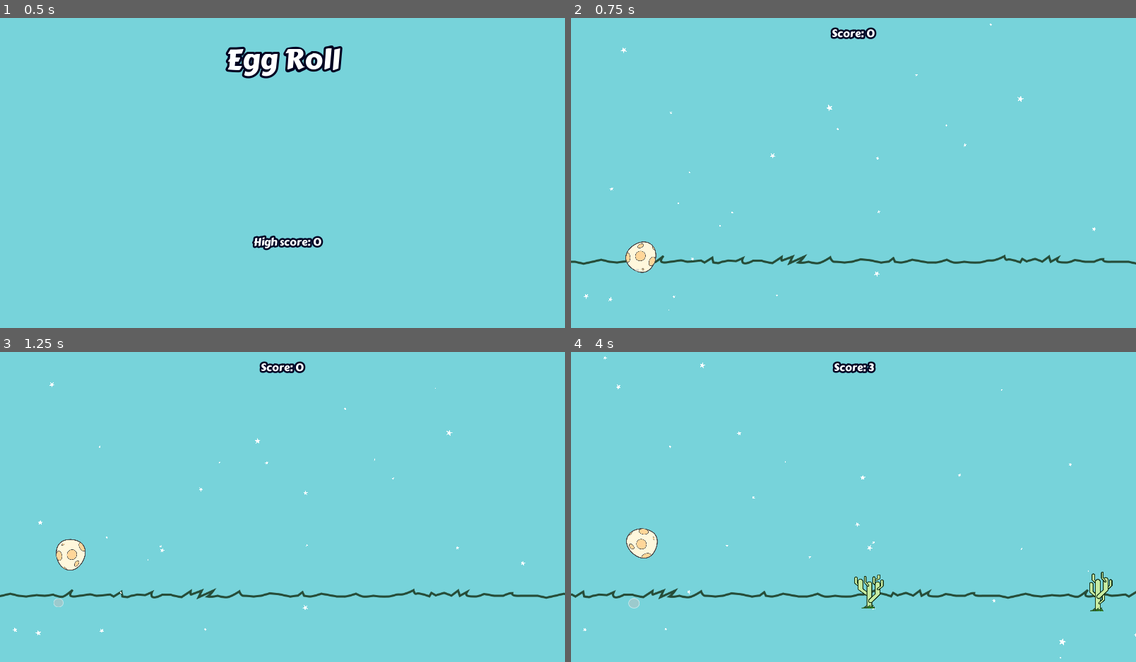
Above: before the commit, frames 1-4 (two rows, left to right).
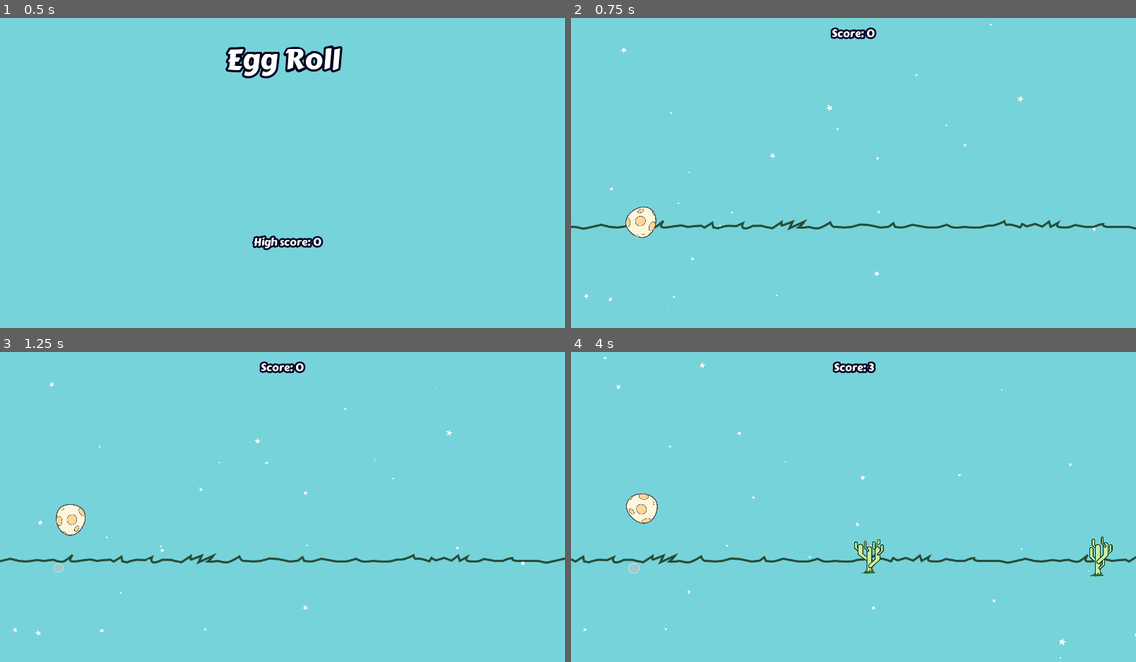
Above: after the commit, the same moments.

Repository: deutandev/Godot-Egg-Roll
Game: Godot game, scene res://src/UI/title.tscn
Same seed, same stepped clock (60 frames per second), same inputs: the game is played once before the commit and once after it.
Inputs:
- Up to frame 1 (0.5 s): no input
- Up to frame 2 (0.75 s): tap Enter at 0.5 s; tap Space (jump) at 0.6 s
- Up to frame 3 (1.25 s): tap Space (jump) at 0.77, 1.07 s
- Up to frame 4 (4 s): tap Space (jump) at 1.35, 1.52, 1.82, 2.1, 2.85, 3.02, 3.32, 3.6, 3.77 s

Frame 1 is identical in both runs. In frame 2, 2.7% of the frame differs, in the area x 0-100%, y 60-83%; in frame 3, 2.8%; in frame 4, 3.9%, in the area x 0-100%, y 45-84%.

Commit message:
Adjust objects position

Diff:
--- a/src/Main/Main.tscn
+++ b/src/Main/Main.tscn
@@ -14,11 +14,11 @@
 script = ExtResource( 2 )
 
 [node name="PlayerNode" parent="." instance=ExtResource( 1 )]
-position = Vector2( 160, 560 )
+position = Vector2( 160, 480.63 )
 z_index = 128
 
 [node name="Floor" type="StaticBody2D" parent="."]
-position = Vector2( 166.855, 600 )
+position = Vector2( 166.855, 520.63 )
 collision_mask = 2
 __meta__ = {
 "_edit_group_": true
@@ -57,7 +57,7 @@
 [node name="Background" parent="." instance=ExtResource( 3 )]
 
 [node name="HorizonNode" parent="." instance=ExtResource( 5 )]
-position = Vector2( 627, 565 )
+position = Vector2( 627, 485.63 )
 
 [node name="Starfield" parent="." instance=ExtResource( 6 )]
 [connection signal="timeout" from="ObstacleTimer" to="." method="_on_ObstacleTimer_timeout"]
